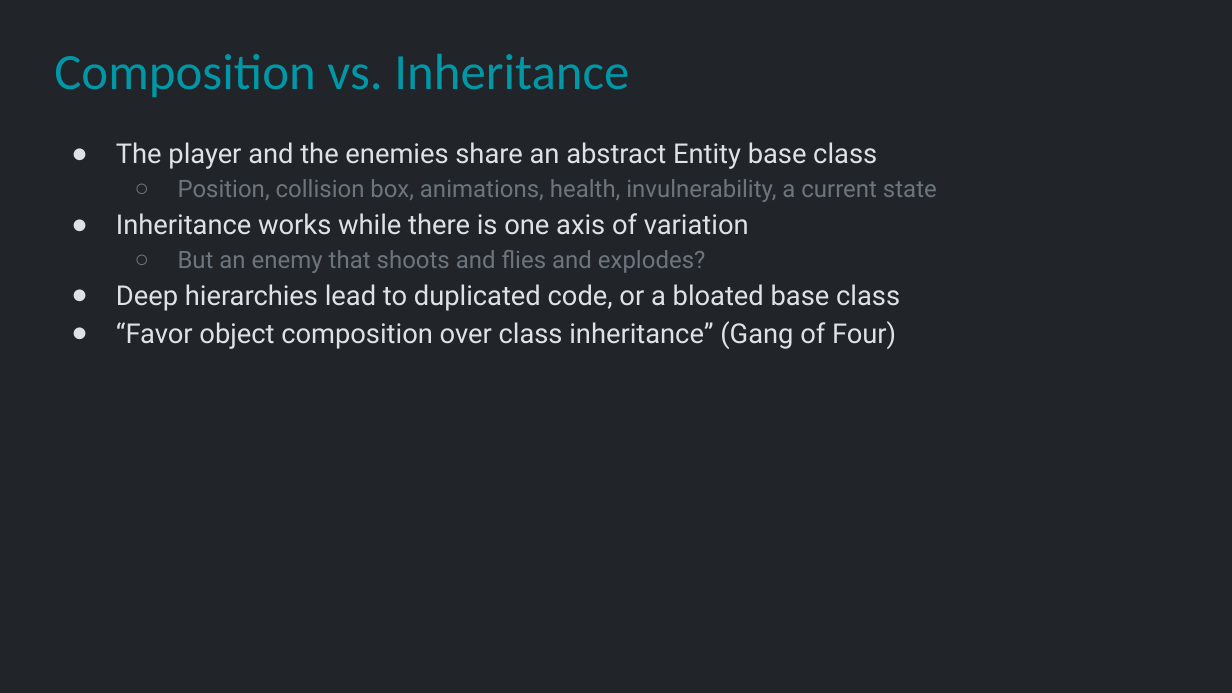
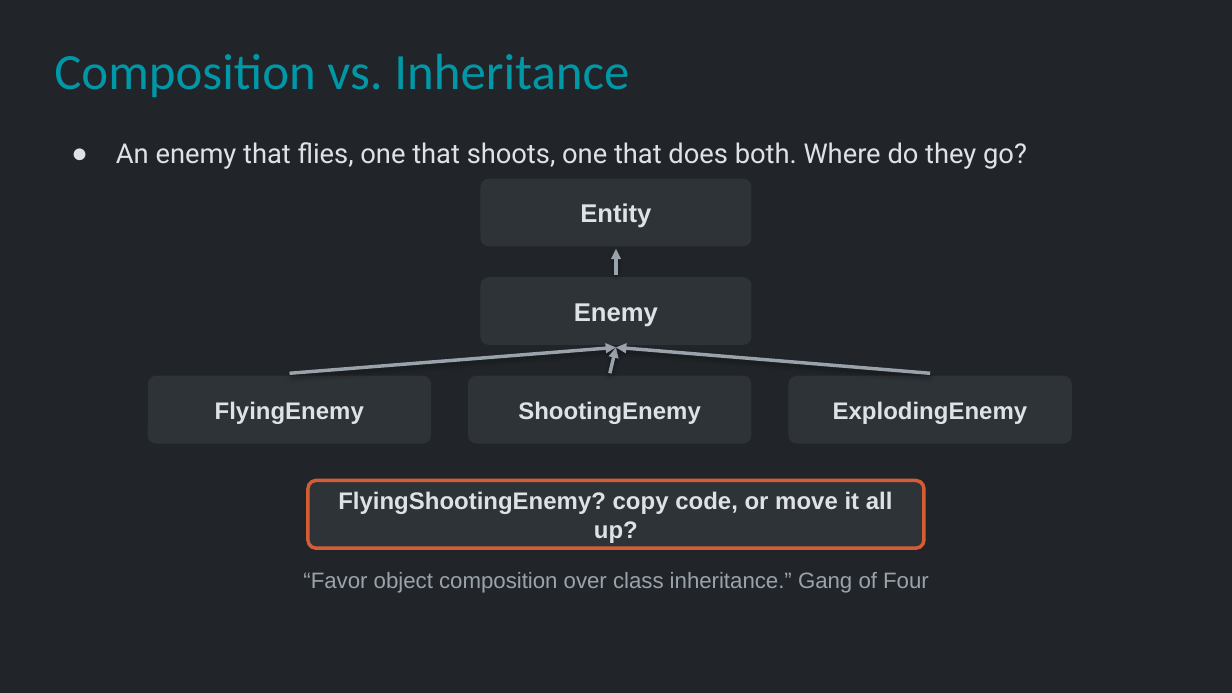
Before and after one commit to Metamate/gar, a slide deck: slide 9 of slides/08 The Legend of Zelda.pptx. Drawn at 1232x693 pixels with LibreOffice and Linux fonts; fonts in the diff are those of the drawing. Boxes give left, top, right and bottom in pixels: in the first picture for what was removed or moved away, otherwise in the second. Text is boxed around its words. In the diff, an @@ line names an element or a change of style, - is before the commit and + after.

```diff
--- a/slides/08 The Legend of Zelda.pptx
+++ b/slides/08 The Legend of Zelda.pptx
@@ text at <box>116,142,1027,169</box>: text changed @@
-● The player and the enemies share an abstract Entity base class
-  ○ Position, collision box, animations, health, invulnerability, a current state
-● Inheritance works while there is one axis of variation
-  ○ But an enemy that shoots and flies and explodes?
-● Deep hierarchies lead to duplicated code, or a bloated base class
-● “Favor object composition over class inheritance” (Gang of Four)
+● An enemy that flies, one that shoots, one that does both. Where do they go?
@@ rounded rectangle added at <box>480,179,752,246</box>, fill #2E3338, 15 pt, text #DEE2E6, bold @@
+Entity
@@ arrow added from (616, 275) to (616, 249), #9AA3AB 2 pt @@
@@ rounded rectangle added at <box>480,277,752,345</box>, fill #2E3338, 15 pt, text #DEE2E6, bold @@
+Enemy
@@ arrow added from (290, 373) to (616, 347), #9AA3AB 2 pt @@
@@ arrow added from (610, 373) to (616, 347), #9AA3AB 2 pt @@
@@ arrow added from (930, 373) to (616, 347), #9AA3AB 2 pt @@
@@ rounded rectangle added at <box>148,376,431,444</box>, fill #2E3338, 14 pt, text #DEE2E6, bold @@
+FlyingEnemy
@@ rounded rectangle added at <box>468,376,752,444</box>, fill #2E3338, 14 pt, text #DEE2E6, bold @@
+ShootingEnemy
@@ rounded rectangle added at <box>788,376,1072,444</box>, fill #2E3338, 14 pt, text #DEE2E6, bold @@
+ExplodingEnemy
@@ rounded rectangle added at <box>308,480,924,548</box>, fill #2E3338, outline #D45D35 2 pt, 14 pt, text #DEE2E6, bold @@
+FlyingShootingEnemy? copy code, or move it all up?
@@ text added at <box>303,572,929,593</box>, 13 pt, text #9AA3AB @@
+“Favor object composition over class inheritance.” Gang of Four
```
Also in this commit, not shown: 8 other slides changed, 2 slides added, 1 slide removed.
